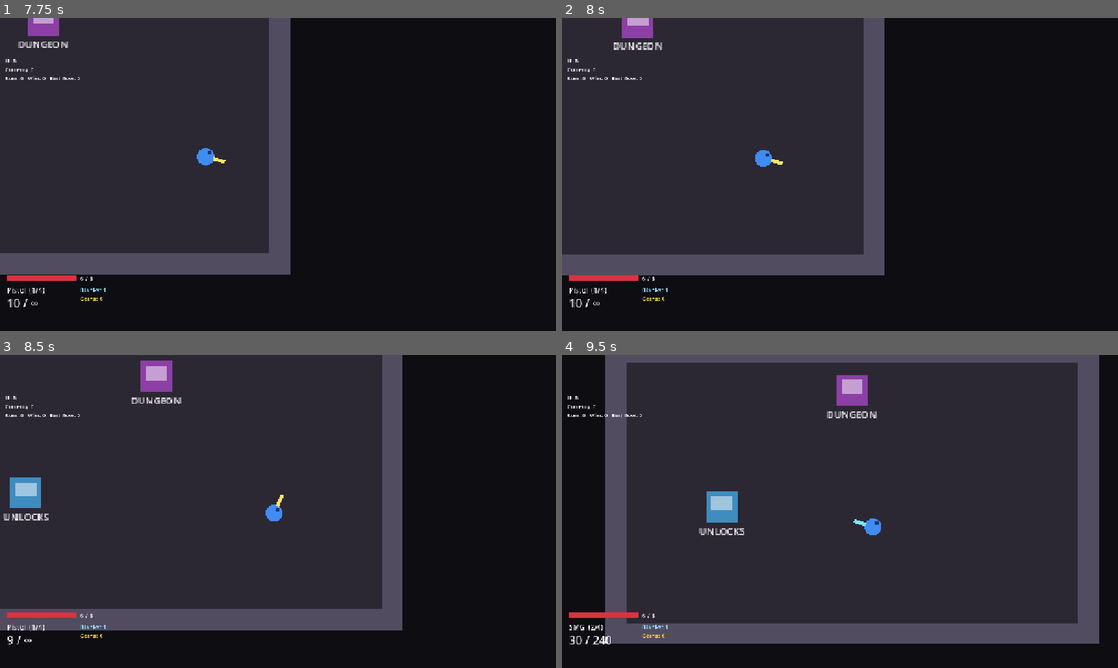
Above: before the commit, frames 1-4 (two rows, left to right).
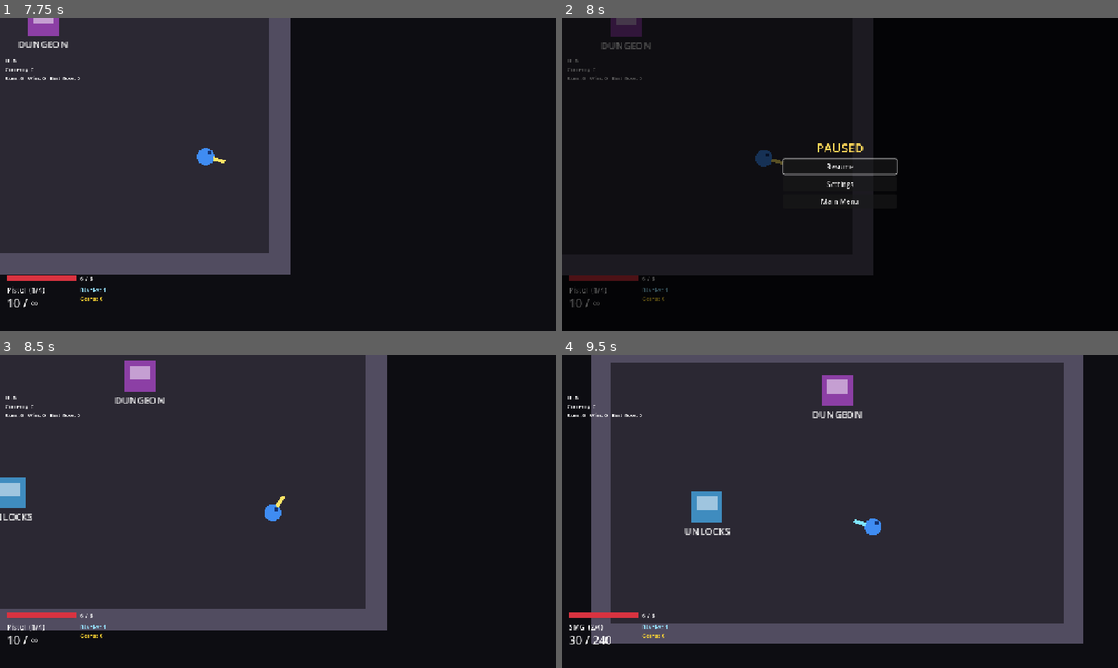
Above: after the commit, the same moments.

Repository: SalemRose/Gungeon-Massive-Ripoff-Edition
Game: Godot game, scene res://ui/menu/main_menu.tscn
The game is run twice, just before and just after one commit, with the same random seed, the same clock (stepped at 60 frames per second) and the same inputs.
Inputs (mouse positions are in pixels of both pictures, inside the frame that each line leads up to):
- Up to frame 1 (7.75 s): click "Settings" at 0.5 s; click "1280 x 720" at 1.25 s; click (311, 168) at 2 s; click "Back" at 2.75 s; click "New Game" at 3.5 s; move the mouse to (400, 158) at 4.27 s; hold D (move_right) 4.28-5.03 s; tap one key every 0.75 s from 4.35 s: Q (blank) Space (dodge) E (interact) F (melee); click (400, 158) at 4.42 s; move the mouse to (166, 190) at 5.02 s; hold S (move_down) 5.03-5.78 s; move the mouse to (333, 105) at 5.77 s; hold D (move_right) 5.78-6.53 s; move the mouse to (250, 237) at 6.52 s; hold W (move_up) 6.53-7.28 s; click (250, 237) at 6.67 s; move the mouse to (444, 221) at 7.27 s; press the mouse at (444, 221) at 7.28 s; hold A (move_left) from 7.28 s (still down)
- Up to frame 2 (8 s): keep holding A (move_left); tap Escape (pause) at 7.9 s
- Up to frame 3 (8.5 s): release A (move_left) at 8 s; release the mouse at (444, 558) at 8 s; click (278, 505) at 8 s, where only the run after the commit has a clickable "Resume"
- Up to frame 4 (9.5 s): move the mouse to (673, 464) at 8.77 s; hold A (move_left) from 8.78 s (still down); tap Mouse wheel down (weapon_next) at 8.85 s; tap R (reload) at 9.4 s

Frame 1 is identical in both runs. In frame 2, 46% of the frame differs, in the area x 0-61%, y 0-93%; in frame 3, 6.5%; in frame 4, 11%.

Commit message:
13c: pause menu (resume, settings, abandon run, main menu)
Co-Authored-By: Claude Sonnet 5.5 <noreply@anthropic.com>
Claude-Session: https://claude.ai/code/session_01EKLoHM38k4sTvWqdQMzUWo

Diff:
--- a/levels/floor_level/floor_level.gd
+++ b/levels/floor_level/floor_level.gd
@@ -26,6 +26,7 @@
 var minimap: Minimap
 var layout: FloorLayout
 var stairs: Stairs
+var pause_menu: PauseMenu
 var _show_map: bool = true
 var _uses_run: bool = false
 var _fade: ColorRect
@@ -83,6 +84,11 @@
 		create_tween().tween_property(_fade, "color:a", 0.0, fade_time)   # fade in
 	else:
 		_fade.color.a = 0.0
+	# Esc / Start pause menu; Abandon Run ends the run and goes back to the hub.
+	pause_menu = PauseMenu.new()
+	pause_menu.allow_abandon = true
+	pause_menu.abandon_requested.connect(_on_abandon)
+	add_child(pause_menu)
 	# When the boss dies and the room opens, the way down appears.
 	builder.boss_room().cleared.connect(_spawn_stairs)
 
@@ -149,6 +155,18 @@
 		_reload()
 
 
+## Pause menu -> Abandon Run: counts as a lost run (reward + stats), then hub.
+func _on_abandon() -> void:
+	if _leaving:
+		return
+	_leaving = true
+	Run.end_run(false, player)
+	if _uses_run:
+		_go_to_hub()
+	else:
+		_reload()
+
+
 func _on_player_died() -> void:
 	await get_tree().create_timer(1.5).timeout
 	Run.end_run(false, player)   # dying ends the run (recorded in the save)
--- a/levels/hub/hub.gd
+++ b/levels/hub/hub.gd
@@ -43,6 +43,7 @@
 	shop = UnlockShop.new()
 	add_child(shop)
 	_build_info_panel()
+	add_child(PauseMenu.new())   # Esc / Start (no Abandon Run in the hub)
 	player.global_position = Vector2(0.0, 70.0)
 
 
--- /dev/null
+++ b/ui/menu/pause_menu.gd
@@ -0,0 +1,145 @@
+class_name PauseMenu
+extends CanvasLayer
+## The PAUSE menu: Esc (keyboard) or Start (gamepad) freezes the game and shows
+##   RESUME        back to the game (Esc / B also work)
+##   SETTINGS      the same options screen as the main menu
+##   ABANDON RUN   give up the run and return to the hub (dungeon only;
+##                 the run still pays its currency and counts in your stats)
+##   MAIN MENU     back to the title screen
+##
+## A level adds one in its _ready and listens for abandon:
+##
+##     var pause := PauseMenu.new()
+##     pause.allow_abandon = true
+##     pause.abandon_requested.connect(_on_abandon)
+##     add_child(pause)
+##
+## Pausing uses get_tree().paused; this node and the SettingsMenu keep running
+## because they have process_mode ALWAYS.
+
+## Emitted when ABANDON RUN is chosen (the level ends the run).
+signal abandon_requested
+## Emitted instead of changing scene when a test drives the menu directly.
+signal scene_requested(path: String)
+signal resumed
+
+const MAIN_MENU_SCENE := "res://ui/menu/main_menu.tscn"
+
+## Show the ABANDON RUN button (true in the dungeon, false in the hub).
+var allow_abandon: bool = false
+
+var resume_button: Button
+var settings_button: Button
+var abandon_button: Button
+var menu_button: Button
+
+var _root: Control
+var _settings_open: bool = false
+
+
+func _ready() -> void:
+	layer = 60
+	process_mode = Node.PROCESS_MODE_ALWAYS
+	_root = Control.new()
+	_root.set_anchors_and_offsets_preset(Control.PRESET_FULL_RECT)
+	_root.visible = false
+	add_child(_root)
+	# Dim the game behind the buttons.
+	var shade := ColorRect.new()
+	shade.color = Color(0.0, 0.0, 0.0, 0.65)
+	shade.set_anchors_and_offsets_preset(Control.PRESET_FULL_RECT)
+	_root.add_child(shade)
+	var center := CenterContainer.new()
+	center.set_anchors_and_offsets_preset(Control.PRESET_FULL_RECT)
+	_root.add_child(center)
+	var column := VBoxContainer.new()
+	column.add_theme_constant_override("separation", 6)
+	center.add_child(column)
+	var title := Label.new()
+	title.text = "PAUSED"
+	title.horizontal_alignment = HORIZONTAL_ALIGNMENT_CENTER
+	title.add_theme_font_size_override("font_size", 28)
+	title.add_theme_color_override("font_color", Color(1.0, 0.85, 0.35))
+	column.add_child(title)
+	resume_button = _add_button(column, "Resume", resume)
+	settings_button = _add_button(column, "Settings", _open_settings)
+	abandon_button = _add_button(column, "Abandon Run", _on_abandon)
+	abandon_button.visible = allow_abandon
+	menu_button = _add_button(column, "Main Menu", _on_main_menu)
+
+
+func is_open() -> bool:
+	return _root != null and _root.visible
+
+
+func _unhandled_input(event: InputEvent) -> void:
+	if _settings_open:
+		return   # the settings screen handles its own Esc
+	if is_open():
+		if event.is_action_pressed("pause") or event.is_action_pressed("ui_cancel"):
+			get_viewport().set_input_as_handled()
+			resume()
+	elif event.is_action_pressed("pause") and _can_open():
+		get_viewport().set_input_as_handled()
+		open()
+
+
+## Another screen (the unlock shop) may already have paused the game, and a dead
+## player should not be able to pause away the death.
+func _can_open() -> bool:
+	if get_tree().paused:
+		return false
+	var player := get_tree().get_first_node_in_group("player") as Player
+	return player == null or player.state != Player.State.DEAD
+
+
+func open() -> void:
+	_root.visible = true
+	get_tree().paused = true
+	resume_button.grab_focus.call_deferred()
+
+
+func resume() -> void:
+	if not is_open():
+		return
+	_root.visible = false
+	get_tree().paused = false
+	resumed.emit()
+
+
+func _open_settings() -> void:
+	_settings_open = true
+	_root.visible = false
+	var menu := SettingsMenu.new()
+	menu.name = "SettingsMenu"
+	menu.closed.connect(func():
+		_settings_open = false
+		_root.visible = true
+		settings_button.grab_focus.call_deferred())
+	add_child(menu)
+
+
+func _on_abandon() -> void:
+	get_tree().paused = false
+	_root.visible = false
+	abandon_requested.emit()
+
+
+func _on_main_menu() -> void:
+	get_tree().paused = false
+	_root.visible = false
+	# Leaving mid-run drops the run without a payout (use Abandon Run for that).
+	get_node("/root/Run").reset()
+	if get_tree().current_scene != null:
+		get_tree().change_scene_to_file(MAIN_MENU_SCENE)
+	else:
+		scene_requested.emit(MAIN_MENU_SCENE)
+
+
+func _add_button(parent: Control, text: String, callback: Callable) -> Button:
+	var button := Button.new()
+	button.text = text
+	button.custom_minimum_size = Vector2(260.0, 34.0)
+	button.pressed.connect(callback)
+	parent.add_child(button)
+	return button
Not shown, added: ui/menu/pause_menu.gd.uid
Not shown, changed: ROADMAP.md
